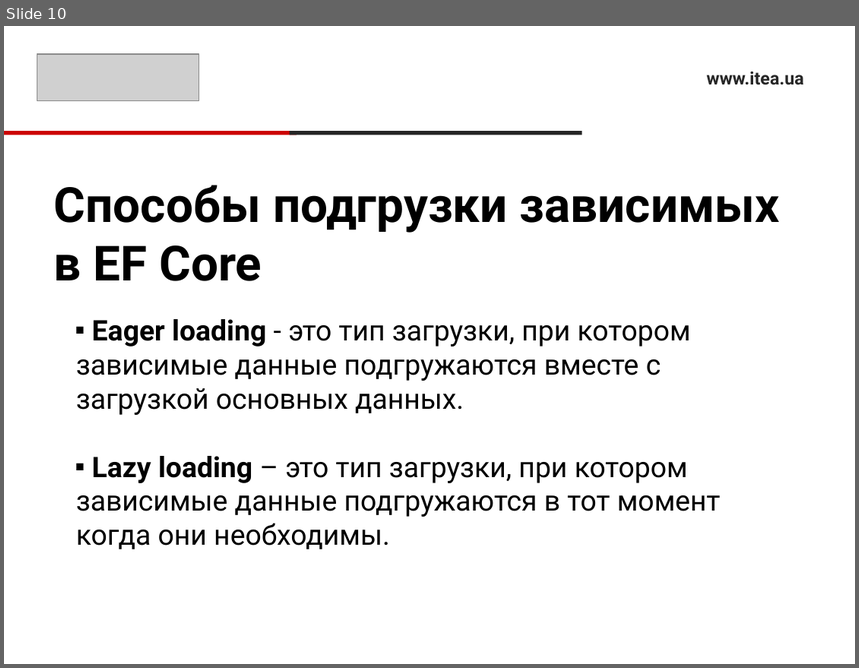
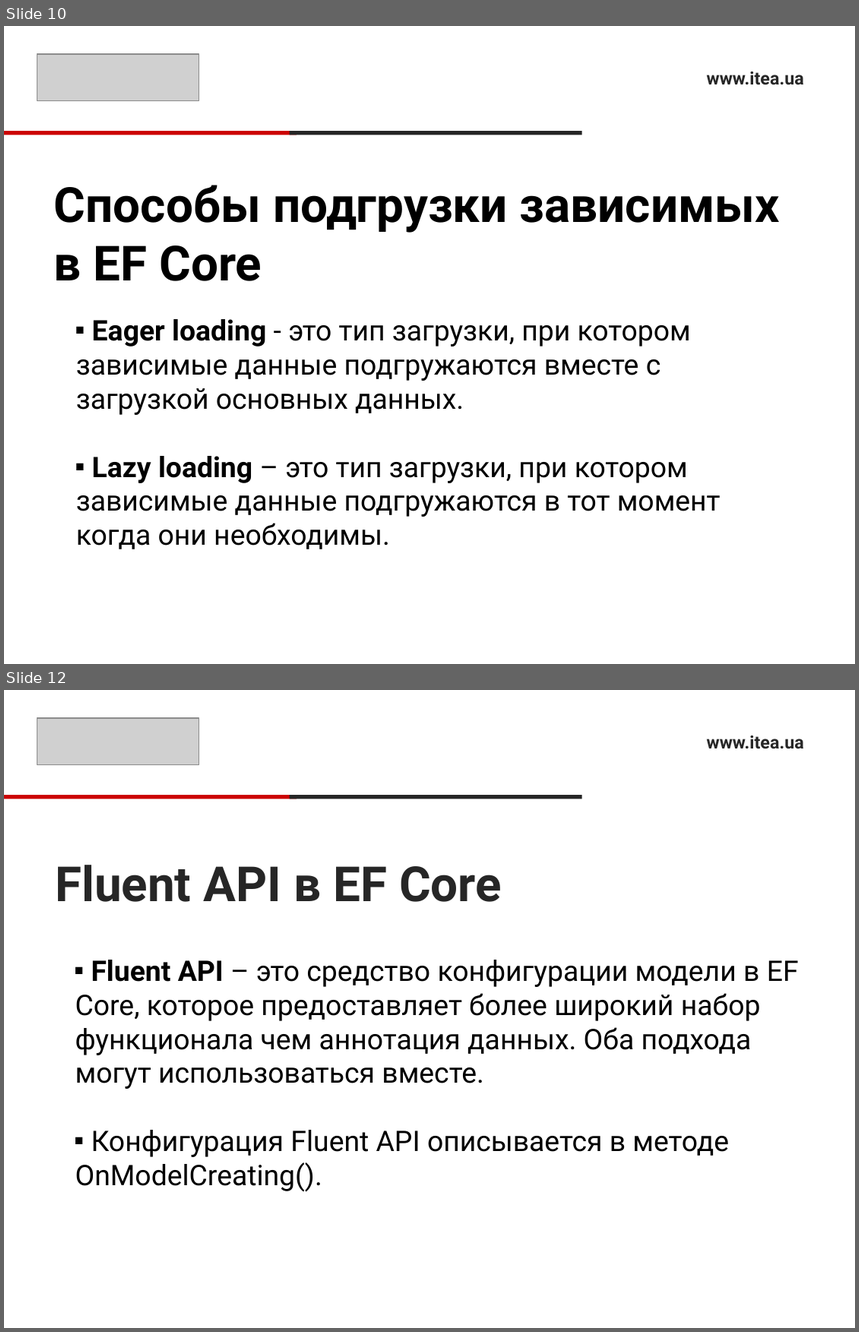
Before and after one commit to RusyaOne/CSharpAdvanced---19.01.2021, a slide deck: 8.EntityFramework/EntityFramework.pptx. Shown one above the other, each under a label of ours: slide 10 before the commit, slides 10 and 12 after it; the slides between them are not shown. The pictures are 859x668 and 859x1332 pixels, drawn with LibreOffice and Linux fonts; fonts in the diff are those of the drawing; grey boxes stand for pictures. Boxes give left, top, right and bottom in pixels: in the first picture for what was removed or moved away, otherwise in the second. Text is boxed around its words. In the diff, an @@ line names an element or a change of style, - is before the commit and + after.

Commit message:
Updated EF Core presentation

```diff
--- a/8.EntityFramework/EntityFramework.pptx
+++ b/8.EntityFramework/EntityFramework.pptx
@@ slide 12 added at [4,690,855,1328], background #FFFFFF @@
@@ picture added at [37,718,199,765] @@
@@ text added at [707,736,804,749], 15 pt, text #262626, bold @@
+www.itea.ua
@@ rectangle added at [4,795,297,799], fill #CC0000 @@
@@ rectangle added at [289,795,582,799], fill #262626 @@
@@ title added at [55,865,502,902], 41 pt, text #262626, bold @@
+Fluent API в EF Core
@@ text added at [75,960,799,1192], 24 pt, text #000000 @@
+▪ Fluent API – это средство конфигурации модели в EF Core, которое предоставляет более широкий набор функционала чем аннотация данных. Оба подхода могут использоваться вместе.
+▪ Конфигурация Fluent API описывается в методе OnModelCreating().
```
Also in this commit, not shown: 1 other slide added, 1 slide removed.
